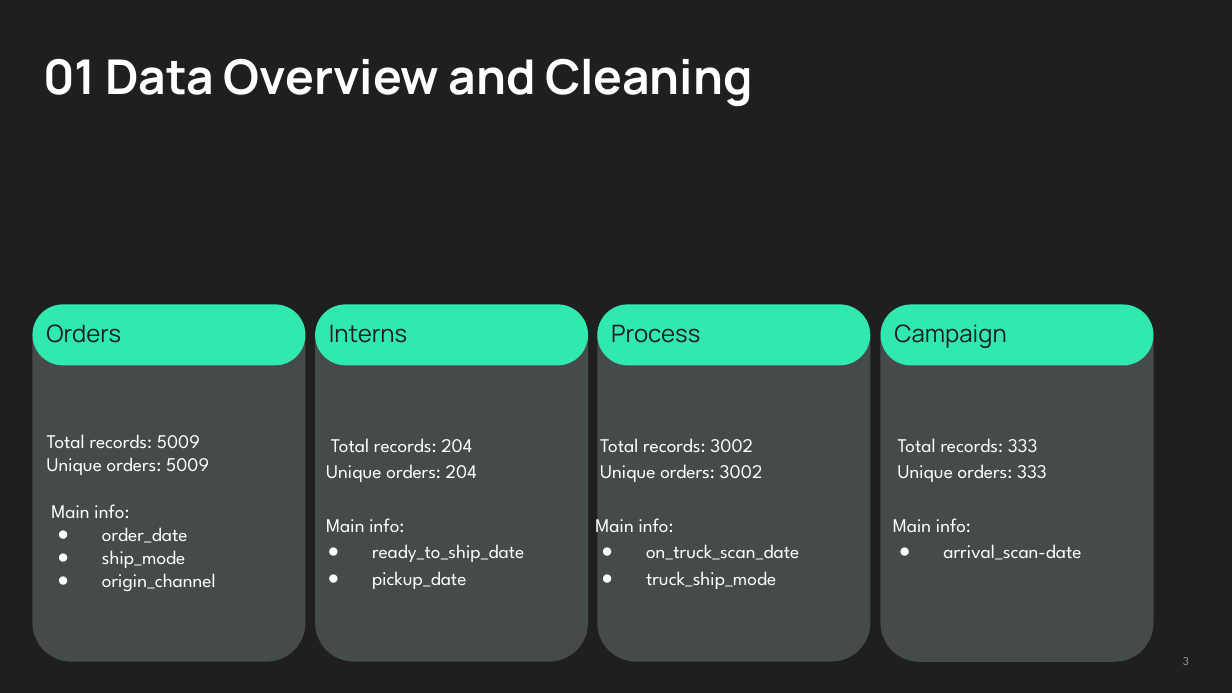
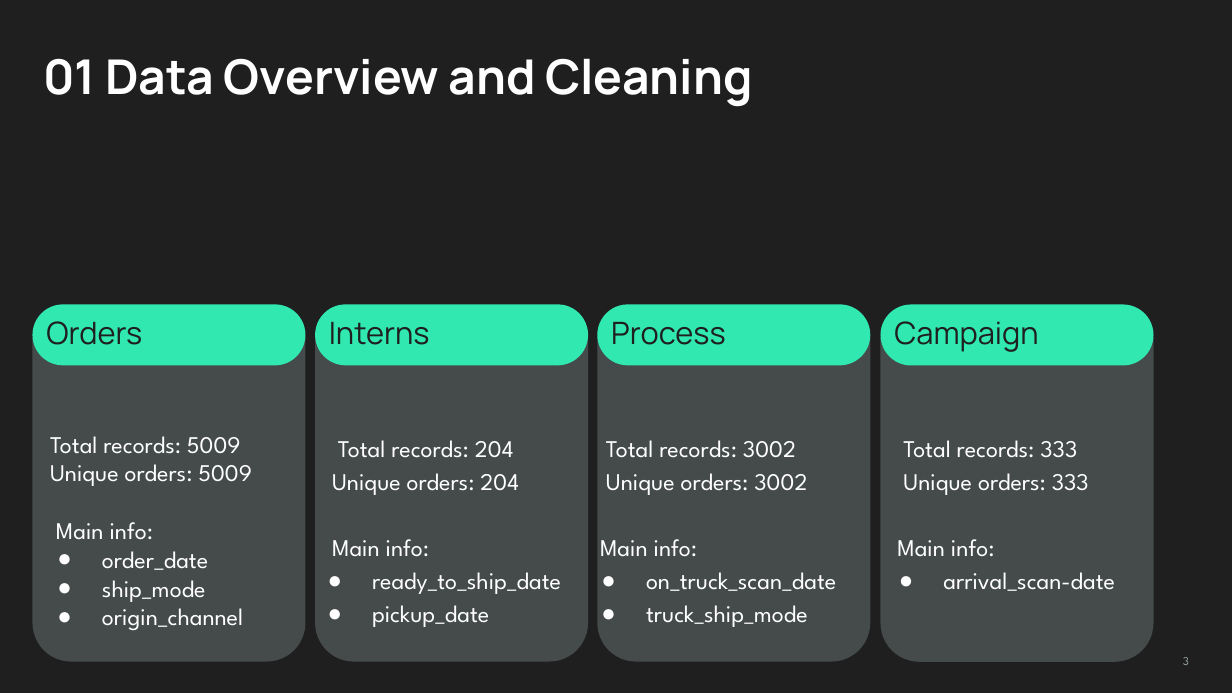
Before and after one commit to skibodaria/muesli-project, a slide deck: slide 3 of presentation/Muesli Delivery EDA.pptx. Drawn at 1232x693 pixels with LibreOffice and Linux fonts; fonts in the diff are those of the drawing. Boxes give left, top, right and bottom in pixels: in the first picture for what was removed or moved away, otherwise in the second. Text is boxed around its words. In the diff, an @@ line names an element or a change of style, - is before the commit and + after.

Commit message:
adding presentation in a new format

```diff
--- a/presentation/Muesli Delivery EDA.pptx
+++ b/presentation/Muesli Delivery EDA.pptx
@@ size 14 to 18 pt in 4 elements at [46, 321, 142, 345], [329, 322, 430, 345], [611, 322, 726, 345], [894, 321, 1038, 352] @@
@@ size 11.3 to 14 pt in 4 elements at [50, 436, 252, 630], [332, 440, 561, 627], [600, 440, 836, 627], [897, 440, 1115, 591] @@
```
Also in this commit, not shown: 24 other slides changed, 1 other file.
